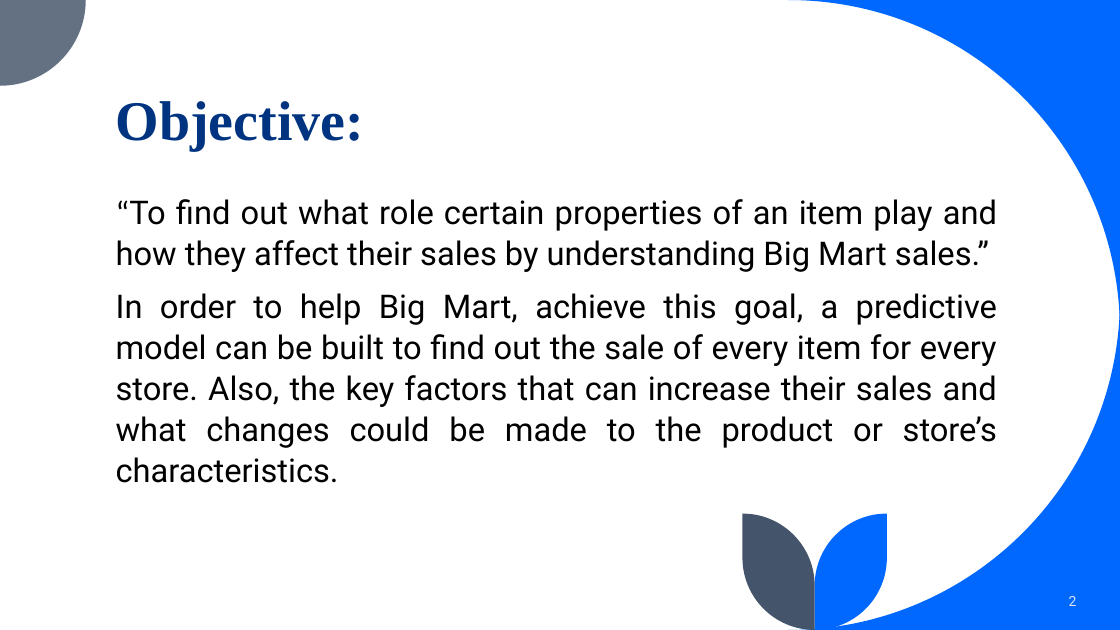
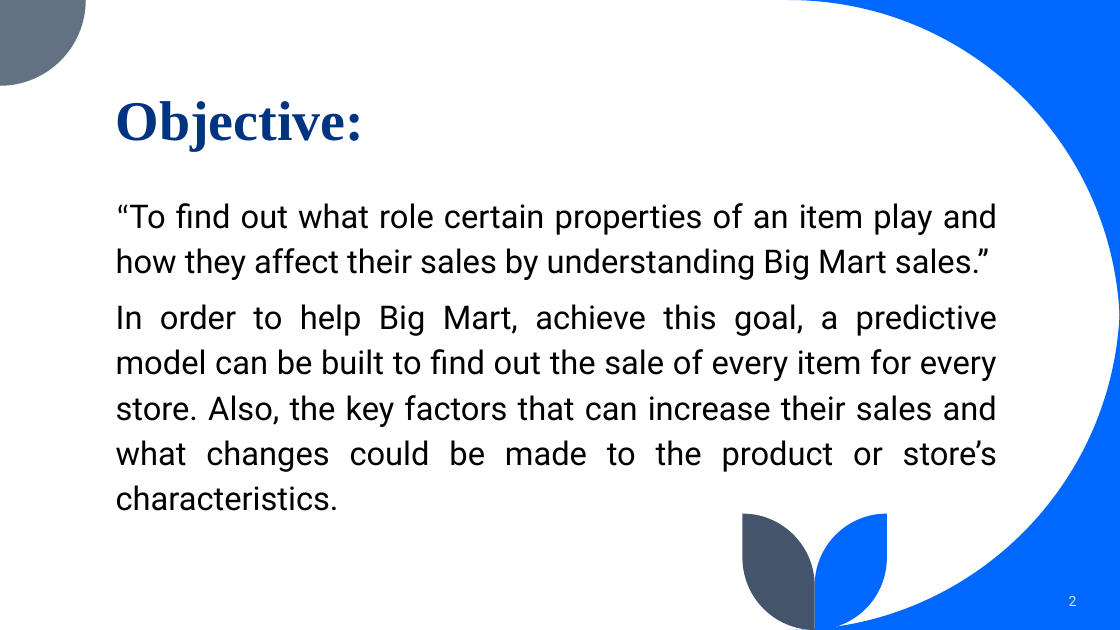
Before and after one commit to Tusharyadav147/BigMart-Prediction, a slide deck: slide 2 of PPT/BigMart Sales Prediction.pptx. Drawn at 1120x630 pixels with LibreOffice and Linux fonts; fonts in the diff are those of the drawing. Boxes give left, top, right and bottom in pixels: in the first picture for what was removed or moved away, otherwise in the second. Text is boxed around its words. In the diff, an @@ line names an element or a change of style, - is before the commit and + after.

```diff
--- a/PPT/BigMart Sales Prediction.pptx
+++ b/PPT/BigMart Sales Prediction.pptx
@@ text "“To find out what role ..." at (116, 203, 997, 511): line spacing 1.05 to 1.15 @@
```
Also in this commit, not shown: 1 other slide changed, 3 slides added, 2 other files.
